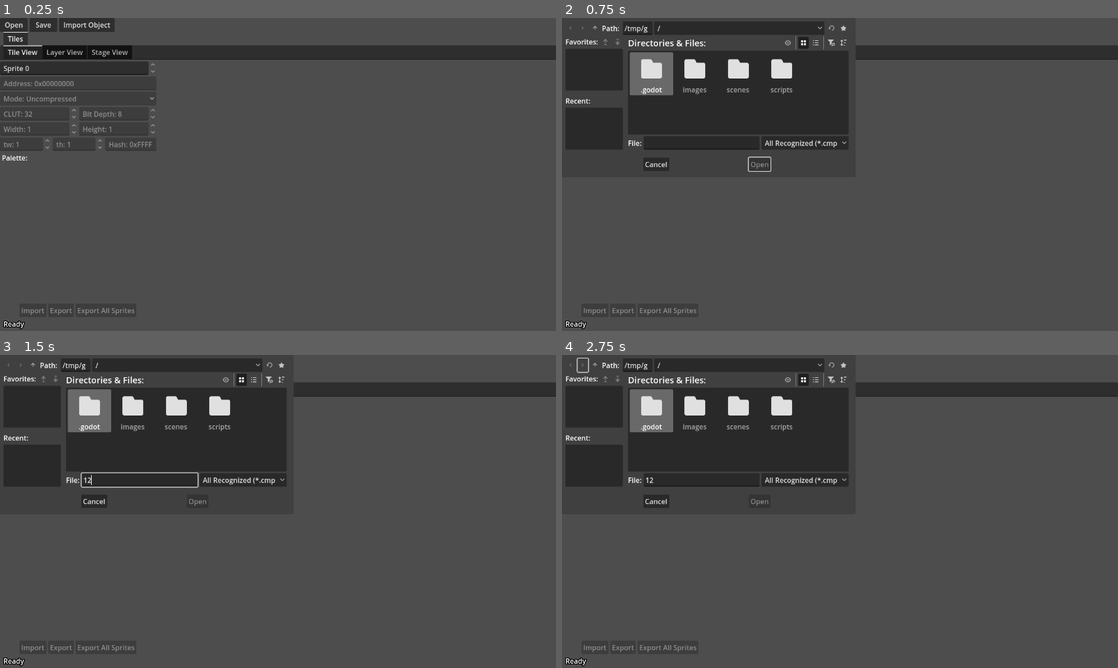
Above: before the commit, frames 1-4 (two rows, left to right).
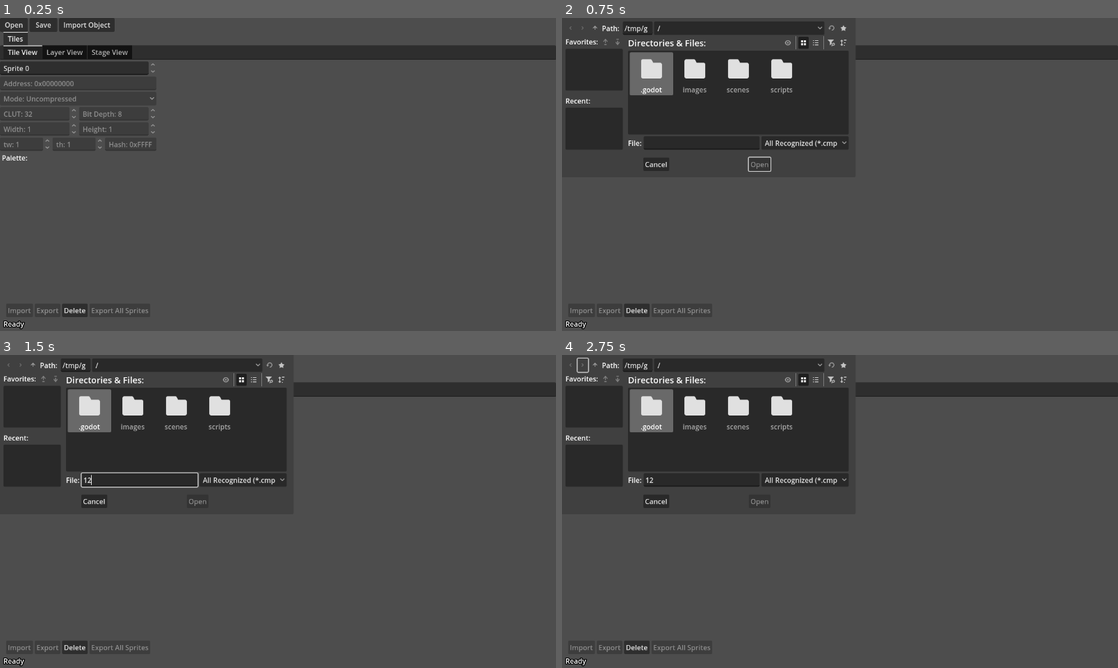
Above: after the commit, the same moments.

Repository: MoonSquaredd/Guilty-Stage-Tool
Game: Godot game, scene res://scenes/main.tscn
The game is run twice, just before and just after one commit, with the same random seed, the same clock (stepped at 60 frames per second) and the same inputs.
Inputs (mouse positions are in pixels of both pictures, inside the frame that each line leads up to):
- Up to frame 1 (0.25 s): no input
- Up to frame 2 (0.75 s): click "Open" at 0.5 s
- Up to frame 3 (1.5 s): click (139, 480) at 1.27 s; type "12" at 1.35 s
- Up to frame 4 (2.75 s): click (584, 364) at 2 s

The runs differ from the first frame. In frame 1, 0.2% of the frame differs, in the area x 1-27%, y 91-96%; in frame 2, 0.2%; in frame 3, 0.2%; in frame 4, 0.2%.

Commit message:
parallax and sprite deletion

Diff:
--- a/scenes/main.tscn
+++ b/scenes/main.tscn
@@ -111,8 +111,6 @@
 visible = false
 layout_mode = 3
 anchors_preset = 0
-offset_right = 40.0
-offset_bottom = 40.0
 
 [node name="highlight" type="ReferenceRect" parent="."]
 visible = false
--- a/scenes/sprite_view.tscn
+++ b/scenes/sprite_view.tscn
@@ -133,6 +133,11 @@
 size_flags_horizontal = 4
 text = "Export"
 
+[node name="Delete" type="Button" parent="Properties/Buttons"]
+layout_mode = 2
+size_flags_horizontal = 4
+text = "Delete"
+
 [node name="ExportAll" type="Button" parent="Properties/Buttons"]
 layout_mode = 2
 text = "Export All Sprites"
@@ -177,6 +182,7 @@
 [connection signal="value_changed" from="Properties/Index" to="." method="_on_index_value_changed"]
 [connection signal="pressed" from="Properties/Buttons/Import" to="." method="_on_import_pressed"]
 [connection signal="pressed" from="Properties/Buttons/Export" to="." method="_on_export_pressed"]
+[connection signal="pressed" from="Properties/Buttons/Delete" to="." method="_on_delete_pressed"]
 [connection signal="pressed" from="Properties/Buttons/ExportAll" to="." method="_on_export_all_pressed"]
 [connection signal="color_changed" from="ColorPicker" to="." method="_on_color_picker_color_changed"]
 [connection signal="dir_selected" from="SaveDialog" to="." method="_on_save_dialog_dir_selected"]
--- a/scripts/classes/object.gd
+++ b/scripts/classes/object.gd
@@ -53,9 +53,16 @@
 	separate(buf)
 
 	for i in range(sprites.size()):
-		var spr = sprites[i].assemble()
+		var spr = sprites[i]
 		buf.encode_u32(sprPtr+(i*4),buf.size()-sprPtr)
-		buf.append_array(spr)
+		if spr == null:
+			var fill = PackedByteArray()
+			fill.resize(16)
+			fill.fill(0)
+			buf.append_array(fill)
+		else:
+			spr = spr.assemble()
+			buf.append_array(spr)
 
 	var scrPtr = buf.size()
 	buf.encode_u32(8,scrPtr)
--- a/scripts/layer_view.gd
+++ b/scripts/layer_view.gd
@@ -6,15 +6,27 @@
 @export var camera: Camera2D
 @export var highlight: ReferenceRect
 
+var missingSpr = preload("res://images/miss.png")
+
 var selSprNode: TextureRect
 var selSprSize
 var selTile
 var released = true
+var undo_redo = UndoRedo.new()
 
 func reset():
+	undo_redo.clear_history()
 	$SprProperties/tile.max_value = tileList.size()
 	for node in moveNode.get_children():
 		node.free()
+
+func update_tile(tile,pos,size,node):
+	node.position = pos
+	highlight.global_position = node.global_position
+	tile.x = (pos.x-640)+(size.x/2)
+	tile.y = (720-pos.y)-(size.y/2)
+	$SprProperties/xpos.value = selTile.x
+	$SprProperties/ypos.value = selTile.y
 
 func spr_properties(event:InputEvent,node,lyr,index,sprSize):
 	var tile = lyr.tiles[index]
@@ -24,7 +36,6 @@
 		highlight.visible = true
 		highlight.global_position = node.global_position
 		highlight.size = sprSize
-
 		selSprNode = node
 		selSprSize = sprSize
 		$SprProperties/tile.value = tile.i
@@ -32,22 +43,28 @@
 		$SprProperties/ypos.value = tile.y
 		$SprProperties.visible = true
 	elif event is InputEventMouseButton && event.is_released():
-		# i hate this, but its the only way to make it work :jamBall:
+		var oldPos = Vector2(tile.x+640,720-tile.y)-Vector2(selSprSize.x/2,selSprSize.y/2)
+		undo_redo.create_action("Move tile %d" % tile.i)
+		undo_redo.add_do_method(update_tile.bind(tile,node.position,sprSize,node))
+		undo_redo.add_undo_method(update_tile.bind(tile,oldPos,sprSize,node))
+		undo_redo.commit_action()
 		released = true
-		tile.x = (node.position.x-640)+(selSprSize.x/2)
-		tile.y = (720-node.position.y)-(selSprSize.y/2)
-		$SprProperties/xpos.value = tile.x
-		$SprProperties/ypos.value = tile.y
 	elif event is InputEventMouseMotion && released == false:
-		# this is fucking stoopid
-		node.global_position = Vector2i(get_global_mouse_position()+(camera.offset - Vector2(640,360)))-Vector2i((selSprSize/2))
+		# fixed thanks to sAlt @saltern
+		node.global_position += Vector2(Vector2i(event.relative))
 		highlight.global_position = node.global_position
 
 # Selected Tile Properties
 # [
 func _on_tile_value_changed(value: float) -> void:
 	selTile.i = value
+	if selTile.i >= tileList.size():
+		selSprNode.texture = ImageTexture.create_from_image(missingSpr)
+		return
 	var spr = tileList[value]
+	if spr == null:
+		selSprNode.texture = ImageTexture.create_from_image(missingSpr)
+		return
 	if spr.cachedTexture == null:
 		spr.build_sprite()
 	selSprNode.texture = spr.cachedTexture
@@ -75,6 +92,7 @@
 		layerNode.z_index = -1 - lyr.priority
 		layerNode.position.x = -lyr.xoffset
 		layerNode.position.y = -lyr.yoffset
+		layerNode.set_anchors_preset(Control.PRESET_CENTER)
 		moveNode.add_child(layerNode)
 	else:
 		layerNode.visible = true
@@ -82,11 +100,18 @@
 
 	for i in range(lyr.tiles.size()):
 		var tile = lyr.tiles[i]
-		var spr = tileList[tile.i]
+		var spr
 		var sprNode = TextureRect.new()
-		if spr.cachedTexture == null:
-			spr.build_sprite()
-		sprNode.texture = spr.cachedTexture
+		var sprSize
+		if (tile.i >= tileList.size()) or tileList[tile.i] == null:
+			sprNode.texture = ImageTexture.create_from_image(missingSpr)
+			sprSize = Vector2(128,128)
+		else:
+			spr = tileList[tile.i]
+			if spr.cachedTexture == null:
+				spr.build_sprite()
+			sprNode.texture = spr.cachedTexture
+			sprSize = Vector2(spr.width,spr.height)
 		var posx
 		if lyr.flip == false:
 			posx = 640+tile.x
@@ -95,10 +120,21 @@
 			sprNode.flip_h = true
 		var posy = 720-tile.y
 		sprNode.position = Vector2(posx,posy)
-		var sprSize = Vector2(spr.width,spr.height)
 		sprNode.position -= sprSize/2
 		sprNode.connect("gui_input",spr_properties.bind(sprNode,lyr,i,sprSize))
 		layerNode.add_child(sprNode)
+
+func apply_scroll():
+	var center = Vector2(640,360)
+	var off = camera.offset-center
+	for node in moveNode.get_children():
+		var id = int(node.name.trim_prefix("Layer "))
+		for lyr in layerList:
+			if lyr.index == id:
+				var displace = lyr.scrollrate / 100.0
+				node.position = Vector2(-lyr.xoffset,-lyr.yoffset)-Vector2(off*displace)
+				node.scale = camera.zoom+Vector2(1-(displace/10.0),1-(displace/10.0)) #10 = 1 5 = 1.5 1 = 2
+				node.position = center + (node.position-center) * node.scale
 
 # Properties Change
 # [
@@ -173,6 +209,7 @@
 	$"Properties/options2/flip".button_pressed = lyr.flip
 	$"Properties/options2/unk10".button_pressed = lyr.a
 	$"Properties/options2/unk13".button_pressed = lyr.d
+	$SprProperties/tile.max_value = tileList.size()
 	draw_layer(value)
 
 func _on_import_pressed() -> void:
@@ -195,3 +232,9 @@
 	var lyr = layerList[id]
 	var img = lyr.pngify(tileList)
 	img.save_png(path)
+
+func _process(_delta: float) -> void:
+	if Input.is_action_just_pressed("undo"):
+		undo_redo.undo()
+	elif Input.is_action_just_pressed("redo"):
+		undo_redo.redo()
--- a/scripts/main.gd
+++ b/scripts/main.gd
@@ -194,9 +194,16 @@
 	buf.append_array(newOrg)
 
 	for i in range(tileList.size()):
-		var spr = tileList[i].assemble()
+		var spr = tileList[i]
 		buf.encode_u32(newTiles+((i+1)*4),buf.size()-newTiles)
-		buf.append_array(spr)
+		if spr == null:
+			var fill = PackedByteArray()
+			fill.resize(16)
+			fill.fill(0)
+			buf.append_array(fill)
+		else:
+			spr = spr.assemble()
+			buf.append_array(spr)
 
 	for i in range(objects.size()):
 		var newObj = buf.size()
@@ -356,17 +363,19 @@
 		$Camera.zoom = Vector2(1,1)
 
 	if Input.is_action_pressed("camera_up"):
-		$Camera.offset.y -= 8
+		$Camera.offset.y -= 1
 	if Input.is_action_pressed("camera_left"):
-		$Camera.offset.x -= 8
+		$Camera.offset.x -= 1
 	if Input.is_action_pressed("camera_down"):
-		$Camera.offset.y += 8
+		$Camera.offset.y += 1
 	if Input.is_action_pressed("camera_right"):
-		$Camera.offset.x += 8
+		$Camera.offset.x += 1
 	if Input.is_action_pressed("camera_zoom_in"):
 		$Camera.zoom += Vector2(2*delta,2*delta)
 	if Input.is_action_pressed("camera_zoom_out"):
 		$Camera.zoom -= Vector2(2*delta,2*delta)
+
+	$"HUD/TabContainer/Tiles/Layer View".call("apply_scroll")
 
 	if $"HUD/TabContainer/Tiles/Stage View/Properties/animToggle".button_pressed == true && $HUD/TabContainer/Tiles.current_tab == 2:
 		for i in range(animations.size()):
--- a/scripts/sprite_view.gd
+++ b/scripts/sprite_view.gd
@@ -6,6 +6,8 @@
 	EXPORT_TILE = 0,
 	EXPORT_ALL_TILE = 1
 }
+
+var missingSpr = preload("res://images/miss.png")
 
 var selected_colnode
 var copiedCol
@@ -72,17 +74,29 @@
 	$ColorPicker.visible = false
 	selected_colnode = null
 	var spr = spriteList[value]
-	$"Properties/Addr".text = " Address: 0x%08X" % spr.address
-	$"Properties/Mode".selected = spr.mode
-	$"Properties/pxData/Clut".value = spr.clut
-	$"Properties/pxData/Bpp".value = spr.bpp
-	$"Properties/sizing/Width".value = spr.width
-	$"Properties/sizing/Height".value = spr.height
-	$"Properties/vram/tw".value = spr.tw
-	$"Properties/vram/th".value = spr.th
-	$"Properties/vram/hash".text = " Hash: 0x%04X" % spr.hash
-	load_pal(spr)
-	draw_sprite(spr)
+	if spr == null:
+		$"Properties/Addr".text = " Address: 0x%08X" % 0
+		$"Properties/Mode".selected = 0
+		$"Properties/pxData/Clut".value = 0
+		$"Properties/pxData/Bpp".value = 0
+		$"Properties/sizing/Width".value = 0
+		$"Properties/sizing/Height".value = 0
+		$"Properties/vram/tw".value = 0
+		$"Properties/vram/th".value = 0
+		$"Properties/vram/hash".text = " Hash: 0x%04X" % 0
+		$"Sprite2D".texture = ImageTexture.create_from_image(missingSpr)
+	else:
+		$"Properties/Addr".text = " Address: 0x%08X" % spr.address
+		$"Properties/Mode".selected = spr.mode
+		$"Properties/pxData/Clut".value = spr.clut
+		$"Properties/pxData/Bpp".value = spr.bpp
+		$"Properties/sizing/Width".value = spr.width
+		$"Properties/sizing/Height".value = spr.height
+		$"Properties/vram/tw".value = spr.tw
+		$"Properties/vram/th".value = spr.th
+		$"Properties/vram/hash".text = " Hash: 0x%04X" % spr.hash
+		load_pal(spr)
+		draw_sprite(spr)
 
 func change_color(node, color, idx, spr):
 	node.color = color
@@ -95,6 +109,14 @@
 	spr.pal[idx.to_int()] = color
 	spr.cachedTexture = null
 	draw_sprite(spr)
+
+func defrag_sprlist(newSize):
+	var miss = 0
+	for i in range(newSize):
+		var tile = spriteList[i]
+		if tile == null:
+			miss += 1
+		spriteList[i] = spriteList[i+miss]
 
 func _on_color_picker_color_changed(color: Color) -> void:
 	var idx = selected_colnode.name.trim_prefix("Color")
@@ -111,6 +133,19 @@
 	saveMode = file_save_mode.EXPORT_TILE
 	$SaveDialog.visible = true
 
+func _on_delete_pressed() -> void:
+	var index = $"Properties/Index".value
+	var spr = spriteList[index]
+	#if spr.layersUsing.size() > 0:
+	#	spriteList[$"Properties/Index".value] = null
+	#else:
+	spriteList[index] = null
+	#defrag_sprlist(spriteList.size()-1)
+	#spriteList.resize(spriteList.size()-1)
+	#_on_index_value_changed(index)
+	#$"Properties/Index".max_value = spriteList.size()-1
+
+
 func _on_export_all_pressed() -> void:
 	saveMode = file_save_mode.EXPORT_ALL_TILE
 	$SaveDialog.visible = true
@@ -119,10 +154,14 @@
 	match saveMode:
 		file_save_mode.EXPORT_TILE:
 			var idx = $"Properties/Index".value
+			if spriteList[idx] == null:
+				return
 			var img = spriteList[idx].cachedTexture.get_image()
 			img.save_png(dir + "/sprite_%03d.png" % idx)
 		file_save_mode.EXPORT_ALL_TILE:
 			for i in range(spriteList.size()):
+				if spriteList[i] == null:
+					continue
 				spriteList[i].build_sprite()
 				var img = spriteList[i].cachedTexture.get_image()
 				img.save_png(dir + "/sprite_%03d.png" % i)
